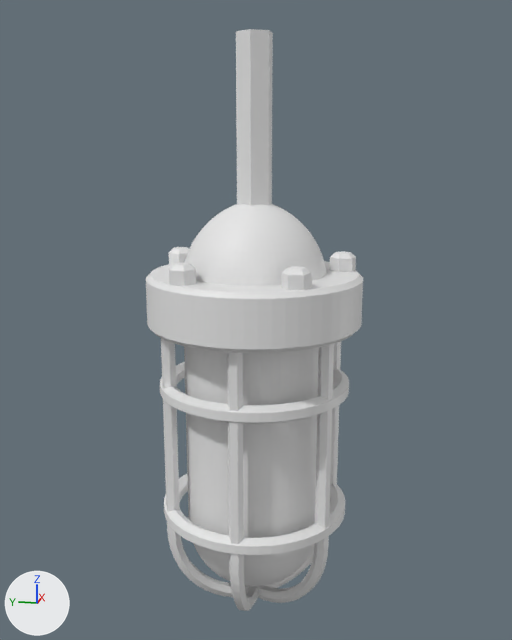
Two versions of the glTF model brackeys_2025_godot/Assets/cart/Wagonnet Lantern.glb, one commit apart.
The view is the same before and after, from a 50 mm camera at (-0.766, -0.155, 0.317) aimed at (0.006, -0.001, 0.124). The axes (+X, +Y, +Z) are drawn at lower left. The lights are the same throughout. Where no turn or scale is listed for an object, it has been applied to the vertices. Vertices at the same position are counted once.

In view in the first picture: 'Industrial lantern A.1'.
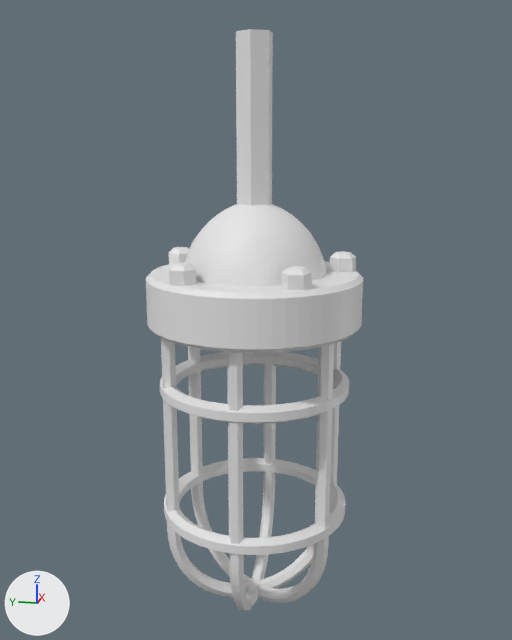
Boxes [x1, y1, x2, y2] around the edits, measured in the pictures (512 x 640 px):
part 1 of me_industrial_lantern_a_1, deleted: before [184, 346, 319, 586]

The edits, one by one:
me_industrial_lantern_a_1 is used by ob_industrial_lantern_a_1; location (0.0, 0.0, 0.0).
me_industrial_lantern_a_1 had 3529 vertices, 7122 faces and spanned x -0.12..0.12, y -0.12..0.12, z -0.227..0.43.
me_industrial_lantern_a_1 now has 2500 vertices, 5020 faces and spans x -0.12..0.12, y -0.12..0.12, z -0.227..0.43.
me_industrial_lantern_a_1 part 1: 1029 vertices removed from x -0.08..0.08, y -0.08..0.08, z -0.2..0.1.
